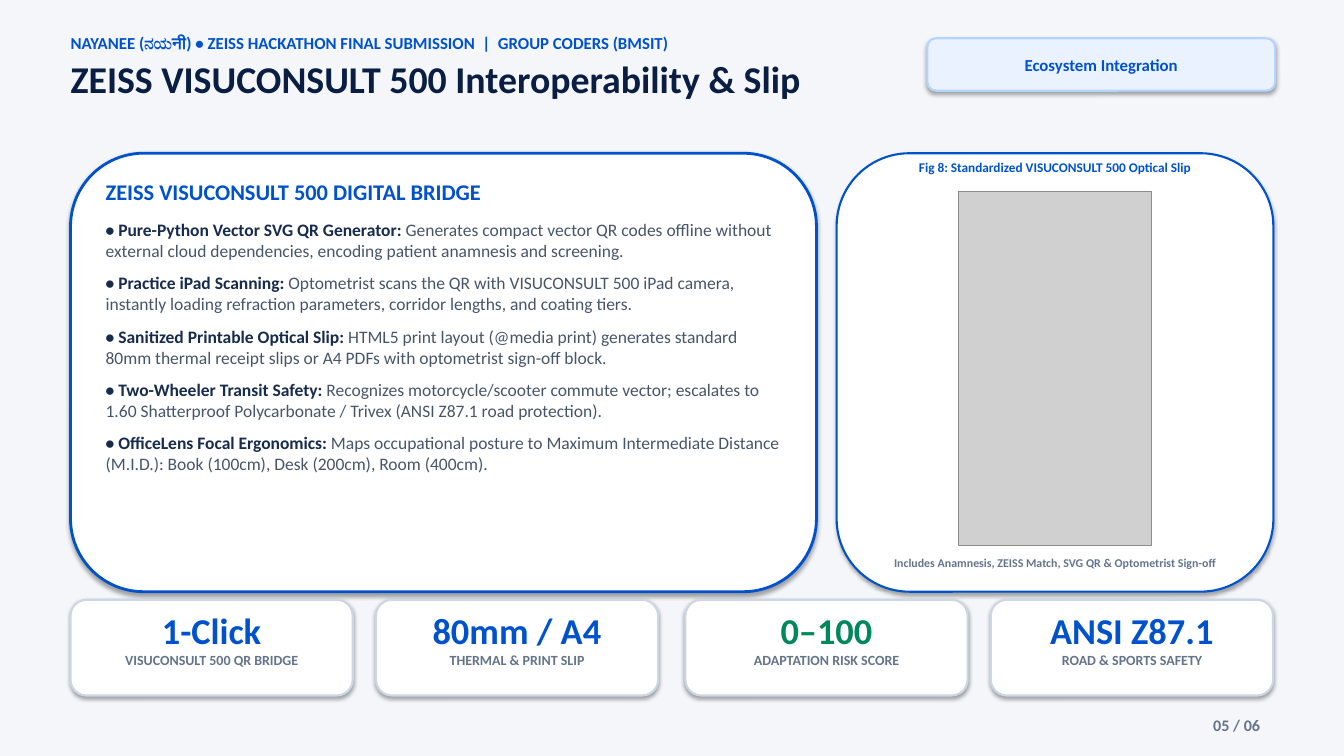
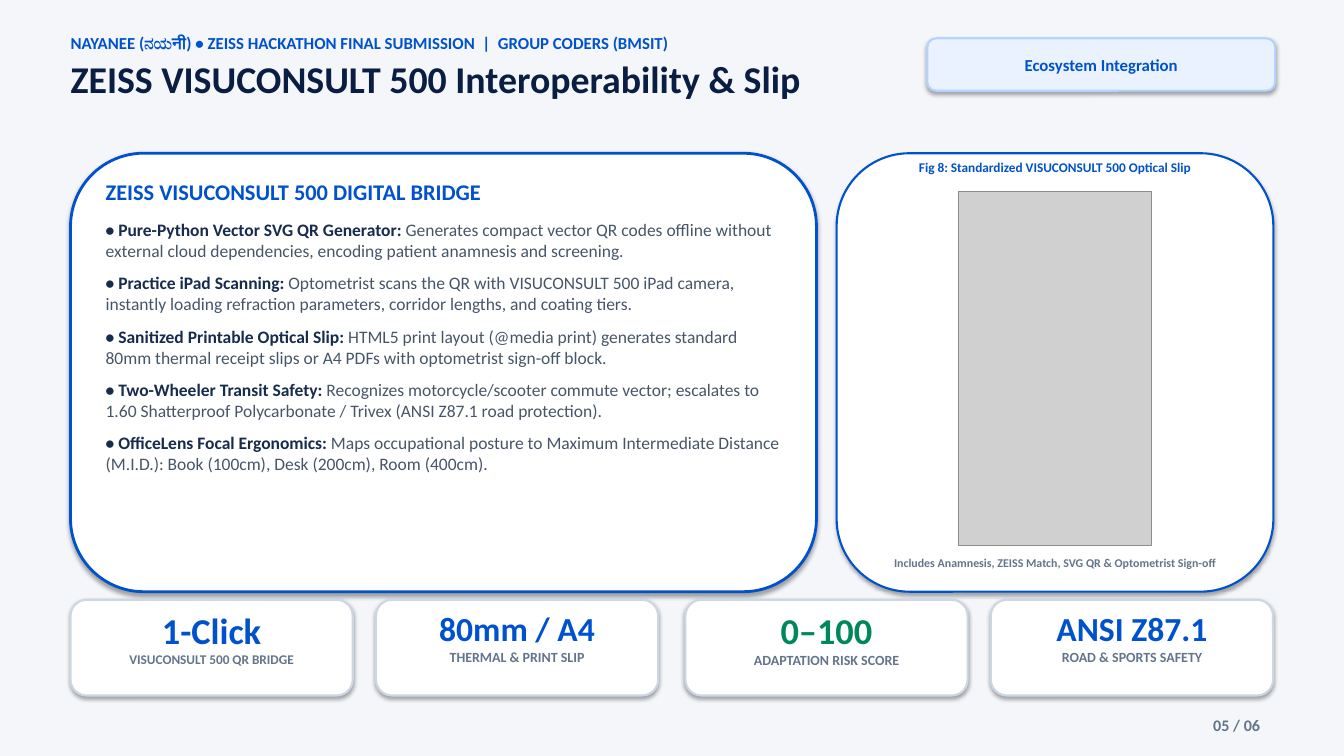
Before and after one commit to Satish8460/Nayanee, a slide deck: slide 5 of docs/Nayanee_Final_Presentation_Coders_6_Slides.pptx. Drawn at 1344x756 pixels with LibreOffice and Linux fonts; fonts in the diff are those of the drawing; grey boxes stand for pictures. Boxes give left, top, right and bottom in pixels: in the first picture for what was removed or moved away, otherwise in the second. Text is boxed around its words. In the diff, an @@ line names an element or a change of style, - is before the commit and + after.

```diff
--- a/docs/Nayanee_Final_Presentation_Coders_6_Slides.pptx
+++ b/docs/Nayanee_Final_Presentation_Coders_6_Slides.pptx
@@ text at [439, 617, 594, 642]: size 26 to 24 pt in "80mm / A4" @@
@@ text at [1056, 617, 1207, 642]: size 26 to 24 pt in "ANSI Z87.1" @@
@@ text at [129, 655, 294, 666]: size 10 to 9.5 pt in "VISUCONSULT 500 QR BRIDGE" @@
```
Also in this commit, not shown: 5 other slides changed, 4 other files.
